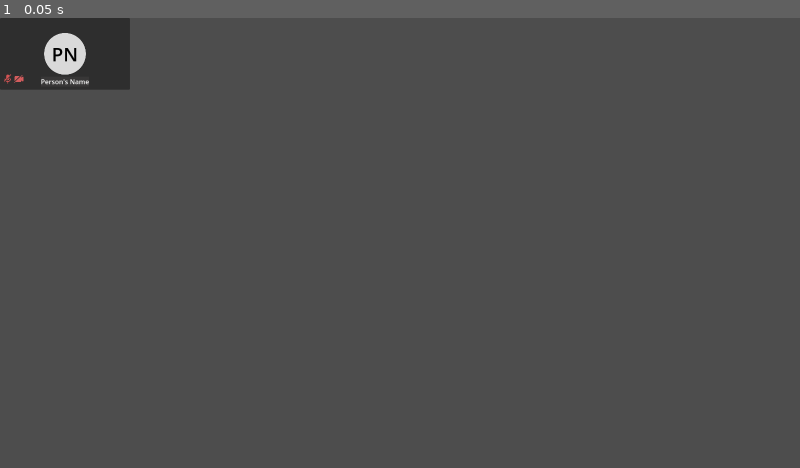
Above: before the commit, frame 1.
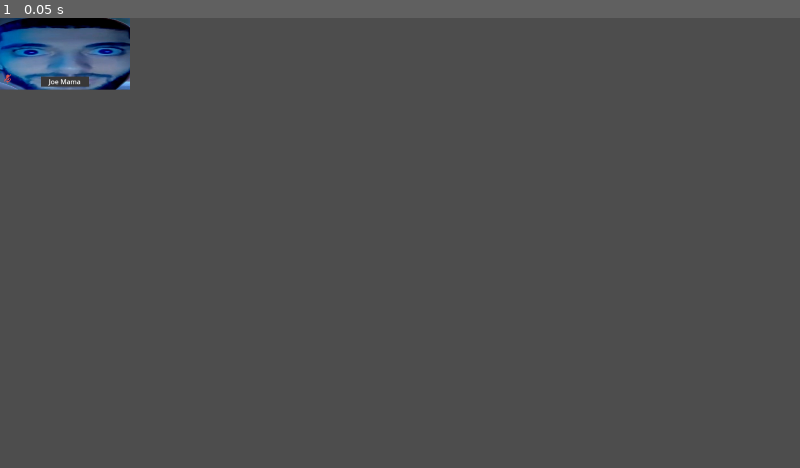
Above: after the commit, the same moment.

Repository: Charles-Dea/zoom-whack-a-mole
Game: Godot game, scene res://ZoomTile.tscn
Same seed, same stepped clock (60 frames per second), same inputs: the game is played once before the commit and once after it. This scene is started directly instead of the project's main scene.
Inputs:
- Up to frame 1 (0.05 s): no input

The runs differ from the first frame. In frame 1, 2.5% of the frame differs, in the area x 0-17%, y 0-16%.

Commit message:
tiles. users

Diff:
--- /dev/null
+++ b/PageGrid.tscn
@@ -0,0 +1,119 @@
+[gd_scene load_steps=3 format=3 uid="uid://blehuj66msp0o"]
+
+[ext_resource type="PackedScene" uid="uid://p4i07p6jolpe" path="res://ZoomTile.tscn" id="1_i6mgl"]
+[ext_resource type="Script" uid="uid://cjgtjjjsf8jdy" path="res://scripts/page_grid.gd" id="1_rcdk2"]
+
+[node name="PageGrid" type="GridContainer"]
+anchors_preset = 15
+anchor_right = 1.0
+anchor_bottom = 1.0
+grow_horizontal = 2
+grow_vertical = 2
+theme_override_constants/h_separation = 10
+columns = 5
+script = ExtResource("1_rcdk2")
+
+[node name="Col1" type="VBoxContainer" parent="."]
+layout_mode = 2
+size_flags_horizontal = 3
+size_flags_vertical = 3
+theme_override_constants/separation = 10
+
+[node name="Tile11" parent="Col1" instance=ExtResource("1_i6mgl")]
+layout_mode = 2
+
+[node name="Tile12" parent="Col1" instance=ExtResource("1_i6mgl")]
+layout_mode = 2
+
+[node name="Tile13" parent="Col1" instance=ExtResource("1_i6mgl")]
+layout_mode = 2
+
+[node name="Tile14" parent="Col1" instance=ExtResource("1_i6mgl")]
+layout_mode = 2
+
+[node name="Tile15" parent="Col1" instance=ExtResource("1_i6mgl")]
+layout_mode = 2
+
+[node name="Col2" type="VBoxContainer" parent="."]
+layout_mode = 2
+size_flags_horizontal = 3
+size_flags_vertical = 3
+theme_override_constants/separation = 10
+
+[node name="Tile21" parent="Col2" instance=ExtResource("1_i6mgl")]
+layout_mode = 2
+
+[node name="Tile22" parent="Col2" instance=ExtResource("1_i6mgl")]
+layout_mode = 2
+
+[node name="Tile23" parent="Col2" instance=ExtResource("1_i6mgl")]
+layout_mode = 2
+
+[node name="Tile24" parent="Col2" instance=ExtResource("1_i6mgl")]
+layout_mode = 2
+
+[node name="Tile25" parent="Col2" instance=ExtResource("1_i6mgl")]
+layout_mode = 2
+
+[node name="Col3" type="VBoxContainer" parent="."]
+layout_mode = 2
+size_flags_horizontal = 3
+size_flags_vertical = 3
+theme_override_constants/separation = 10
+
+[node name="Tile31" parent="Col3" instance=ExtResource("1_i6mgl")]
+layout_mode = 2
+
+[node name="Tile32" parent="Col3" instance=ExtResource("1_i6mgl")]
+layout_mode = 2
+
+[node name="Tile33" parent="Col3" instance=ExtResource("1_i6mgl")]
+layout_mode = 2
+
+[node name="Tile34" parent="Col3" instance=ExtResource("1_i6mgl")]
+layout_mode = 2
+
+[node name="Tile35" parent="Col3" instance=ExtResource("1_i6mgl")]
+layout_mode = 2
+
+[node name="Col4" type="VBoxContainer" parent="."]
+layout_mode = 2
+size_flags_horizontal = 3
+size_flags_vertical = 3
+theme_override_constants/separation = 10
+
+[node name="Tile41" parent="Col4" instance=ExtResource("1_i6mgl")]
+layout_mode = 2
+
+[node name="Tile42" parent="Col4" instance=ExtResource("1_i6mgl")]
+layout_mode = 2
+
+[node name="Tile43" parent="Col4" instance=ExtResource("1_i6mgl")]
+layout_mode = 2
+
+[node name="Tile44" parent="Col4" instance=ExtResource("1_i6mgl")]
+layout_mode = 2
+
+[node name="Tile45" parent="Col4" instance=ExtResource("1_i6mgl")]
+layout_mode = 2
+
+[node name="Col5" type="VBoxContainer" parent="."]
+layout_mode = 2
+size_flags_horizontal = 3
+size_flags_vertical = 3
+theme_override_constants/separation = 10
+
+[node name="Tile51" parent="Col5" instance=ExtResource("1_i6mgl")]
+layout_mode = 2
+
+[node name="Tile52" parent="Col5" instance=ExtResource("1_i6mgl")]
+layout_mode = 2
+
+[node name="Tile53" parent="Col5" instance=ExtResource("1_i6mgl")]
+layout_mode = 2
+
+[node name="Tile54" parent="Col5" instance=ExtResource("1_i6mgl")]
+layout_mode = 2
+
+[node name="Tile55" parent="Col5" instance=ExtResource("1_i6mgl")]
+layout_mode = 2
--- /dev/null
+++ b/Test.tscn
@@ -0,0 +1,13 @@
+[gd_scene load_steps=2 format=3 uid="uid://j5ic7x5c0tm"]
+
+[ext_resource type="PackedScene" uid="uid://blehuj66msp0o" path="res://PageGrid.tscn" id="1_myinc"]
+
+[node name="Test" type="Panel"]
+anchors_preset = 15
+anchor_right = 1.0
+anchor_bottom = 1.0
+grow_horizontal = 2
+grow_vertical = 2
+
+[node name="PageGrid" parent="." instance=ExtResource("1_myinc")]
+layout_mode = 1
--- a/ZoomTile.tscn
+++ b/ZoomTile.tscn
@@ -1,19 +1,30 @@
-[gd_scene load_steps=6 format=3 uid="uid://p4i07p6jolpe"]
+[gd_scene load_steps=8 format=3 uid="uid://p4i07p6jolpe"]
 
 [ext_resource type="Script" uid="uid://cm541dmvulmrp" path="res://scripts/zoom_tile.gd" id="1_0i554"]
 [ext_resource type="Texture2D" uid="uid://b7422o4o1axlo" path="res://img/InitialsCircle.svg" id="1_o4w37"]
 [ext_resource type="Texture2D" uid="uid://bpbjuvw1smyv0" path="res://img/MuteIcon.png" id="2_0i554"]
+[ext_resource type="Texture2D" uid="uid://i18sqv53e7rt" path="res://img/pfp/wakeup.jpg" id="2_6tcjm"]
 [ext_resource type="Texture2D" uid="uid://7nervyi6q6mp" path="res://img/NoCameraIcon.png" id="3_6tcjm"]
 
 [sub_resource type="StyleBoxFlat" id="StyleBoxFlat_cd8v7"]
 bg_color = Color(0.219608, 0.215686, 0.215686, 1)
 
-[node name="ZoomTile" type="Panel"]
+[sub_resource type="StyleBoxFlat" id="StyleBoxFlat_6tcjm"]
+bg_color = Color(0.6, 0.6, 0.6, 0)
+border_width_left = 3
+border_width_top = 3
+border_width_right = 3
+border_width_bottom = 3
+border_color = Color(0.515547, 0.923417, 0.14334, 1)
+
+[node name="ZoomTile" type="Panel" groups=["zoom_tile"]]
 offset_right = 312.0
 offset_bottom = 172.0
 size_flags_horizontal = 3
 size_flags_vertical = 3
 script = ExtResource("1_0i554")
+cameraOff = false
+cameraImage = ExtResource("2_6tcjm")
 
 [node name="Initial" type="TextureRect" parent="."]
 layout_mode = 1
@@ -50,6 +61,15 @@
 horizontal_alignment = 1
 vertical_alignment = 1
 
+[node name="CameraFootage" type="TextureRect" parent="."]
+layout_mode = 1
+anchors_preset = 15
+anchor_right = 1.0
+anchor_bottom = 1.0
+grow_horizontal = 2
+grow_vertical = 2
+expand_mode = 1
+
 [node name="NameLabel" type="Label" parent="."]
 layout_mode = 1
 anchors_preset = 7
@@ -65,6 +85,7 @@
 grow_vertical = 0
 theme_override_styles/normal = SubResource("StyleBoxFlat_cd8v7")
 text = "Person's Name"
+horizontal_alignment = 1
 
 [node name="MuteAndCamera" type="HBoxContainer" parent="."]
 layout_mode = 1
@@ -93,3 +114,13 @@
 texture = ExtResource("3_6tcjm")
 expand_mode = 5
 stretch_mode = 4
+
+[node name="Talking" type="Panel" parent="."]
+visible = false
+layout_mode = 1
+anchors_preset = 15
+anchor_right = 1.0
+anchor_bottom = 1.0
+grow_horizontal = 2
+grow_vertical = 2
+theme_override_styles/panel = SubResource("StyleBoxFlat_6tcjm")
--- a/project.godot
+++ b/project.godot
@@ -15,6 +15,11 @@
 config/features=PackedStringArray("4.4", "Forward Plus")
 config/icon="res://Art/icon.svg"
 
+[autoload]
+
+Globals="*res://scripts/Globals.gd"
+Zoom="*res://scripts/ZoomUser.gd"
+
 [display]
 
 window/size/viewport_width=1920
--- /dev/null
+++ b/scripts/Globals.gd
@@ -0,0 +1,17 @@
+extends Node
+
+func load_image(image_name: String="wakeup"):
+	return load("res://img/pfp/"+image_name+".jpg")
+
+func get_zoom_tile(row: int, col: int):
+	var node_name = "Tile"+str(col)+str(row)
+	for node in get_tree().get_nodes_in_group("zoom_tile"):
+		if node.name == node_name:
+			return node
+	return null
+
+func empty_zoom_tile_at(row: int, col: int):
+	get_zoom_tile(row, col).invisible = true
+
+func show_zoom_tile_at(row: int, col: int):
+	get_zoom_tile(row, col).invisible = false
--- /dev/null
+++ b/scripts/ZoomUser.gd
@@ -0,0 +1,62 @@
+extends Node
+class User:
+	var firstName: String="Joe":
+		set(value):
+			firstName = value
+			updateZoomTile()
+	var lastName: String="Mama":
+		set(value):
+			lastName = value
+			updateZoomTile()
+	var cameraOff: bool=true:
+		set(value):
+			cameraOff = value
+			updateZoomTile()
+	var muted: bool=true:
+		set(value):
+			muted = value
+			updateZoomTile()
+	var cameraImage: Texture2D=Globals.load_image("wakeup"):
+		set(value):
+			cameraImage = value
+			updateZoomTile()
+	var row: int = -1:
+		set(value):
+			if valid_coords():
+				Globals.empty_zoom_tile_at(row, col)
+				row = value
+				updateZoomTile()
+				Globals.show_zoom_tile_at(row, col)
+			else:
+				row = value
+	var col: int = -1:
+		set(value):
+			if valid_coords():
+				Globals.empty_zoom_tile_at(row, col)
+				col = value
+				updateZoomTile()
+				Globals.show_zoom_tile_at(row, col)
+			else:
+				col = value
+	var page: int = -1:
+		set(value):
+			page = value
+
+	func get_zoom_tile():
+		return Globals.get_zoom_tile(row, col)
+
+	func valid_coords() -> bool:
+		return row >= 1 and row <= 5 and col >= 1 and col <= 5
+
+	func updateZoomTile():
+		get_zoom_tile().importFromUser(self)
+
+	func _init(firstName: String="Joe", lastName: String="Mama", cameraOff: bool=true, muted: bool=true, cameraImage: Texture2D=Globals.load_image("wakeup"), row: int = 1, col: int = 1, page: int = 1):
+		self.row = row
+		self.col = col
+		self.page = page
+		self.firstName = firstName
+		self.lastName = lastName
+		self.cameraOff = cameraOff
+		self.muted = muted
+		self.cameraImage = cameraImage
--- /dev/null
+++ b/scripts/page_grid.gd
@@ -0,0 +1,15 @@
+extends GridContainer
+
+var totalTime: float = 0
+var freq: float = 1
+@onready var user: Zoom.User = Zoom.User.new("Skibidi", "Toilet", false, true, Globals.load_image("skibidi"), 1, 1, 1)
+func _ready() -> void:
+	pass
+
+func _process(delta: float) -> void:
+	#pass
+	totalTime += delta
+	if totalTime > freq:
+		totalTime = fmod(totalTime, freq)
+		user.row = randi_range(1,5)
+		user.col = randi_range(1,5)
--- a/scripts/zoom_tile.gd
+++ b/scripts/zoom_tile.gd
@@ -1 +1,65 @@
 extends Panel
+
+@export var invisible: bool:
+	set(value):
+		invisible = value
+		modulate.a = 1.0 - float(invisible)
+@export var muted: bool = true:
+	set(value):
+		muted = value
+		if muted:
+			$MuteAndCamera/MuteIcon.show()
+		else:
+			$MuteAndCamera/MuteIcon.hide()
+@export var cameraOff: bool = true:
+	set(value):
+		cameraOff = value
+		if cameraOff:
+			if is_node_ready():
+				$CameraFootage.hide()
+				$MuteAndCamera/CameraIcon.show()
+
+		else:
+			if is_node_ready():
+				$CameraFootage.show()
+				$MuteAndCamera/CameraIcon.hide()
+@export var cameraImage: Texture2D:
+	set(value):
+		cameraImage = value
+		if is_node_ready():
+			$CameraFootage.texture = value
+@export var firstName: String = "Joe":
+	set(value):
+		firstName = value
+		if is_node_ready():
+			$NameLabel.text = firstName + " " + lastName
+			$InitialsLabel.text = firstName[0].to_upper() + lastName[0].to_upper()
+@export var lastName: String = "Mama":
+	set(value):
+		lastName = value
+		if is_node_ready():
+			$NameLabel.text = firstName + " " + lastName
+			$InitialsLabel.text = firstName[0].to_upper() + lastName[0].to_upper()
+
+func importFromUser(user: Zoom.User):
+	firstName = user.firstName
+	lastName = user.lastName
+	cameraImage = user.cameraImage
+	cameraOff = user.cameraOff
+	muted = user.muted
+
+func _ready() -> void:
+	modulate.a = 1.0 - float(invisible)
+	$NameLabel.text = firstName + " " + lastName
+	$InitialsLabel.text = firstName[0].to_upper() + lastName[0].to_upper()
+	$CameraFootage.texture = cameraImage
+	if cameraOff:
+		$MuteAndCamera/CameraIcon.show()
+		$CameraFootage.hide()
+	else:
+		$CameraFootage.show()
+		$MuteAndCamera/CameraIcon.hide()
+	if muted:
+		$MuteAndCamera/MuteIcon.show()
+	else:
+		$MuteAndCamera/MuteIcon.hide()
Binary file added: img/pfp/doggo.jpg
Not shown, added: img/pfp/doggo.jpg.import
Binary file added: img/pfp/skibidi.jpg
Not shown, added: img/pfp/skibidi.jpg.import
Binary file added: img/pfp/wakeup.jpg
Not shown, added: img/pfp/wakeup.jpg.import
Not shown, added: scripts/Globals.gd.uid
Not shown, added: scripts/ZoomUser.gd.uid
Not shown, added: scripts/page_grid.gd.uid
Not shown, added: PageGrid.tscn12926731642.tmp
Not shown, added: PageGrid.tscn12931083531.tmp
Not shown, added: PageGrid.tscn15191199519.tmp
(and 1 more such lines)
